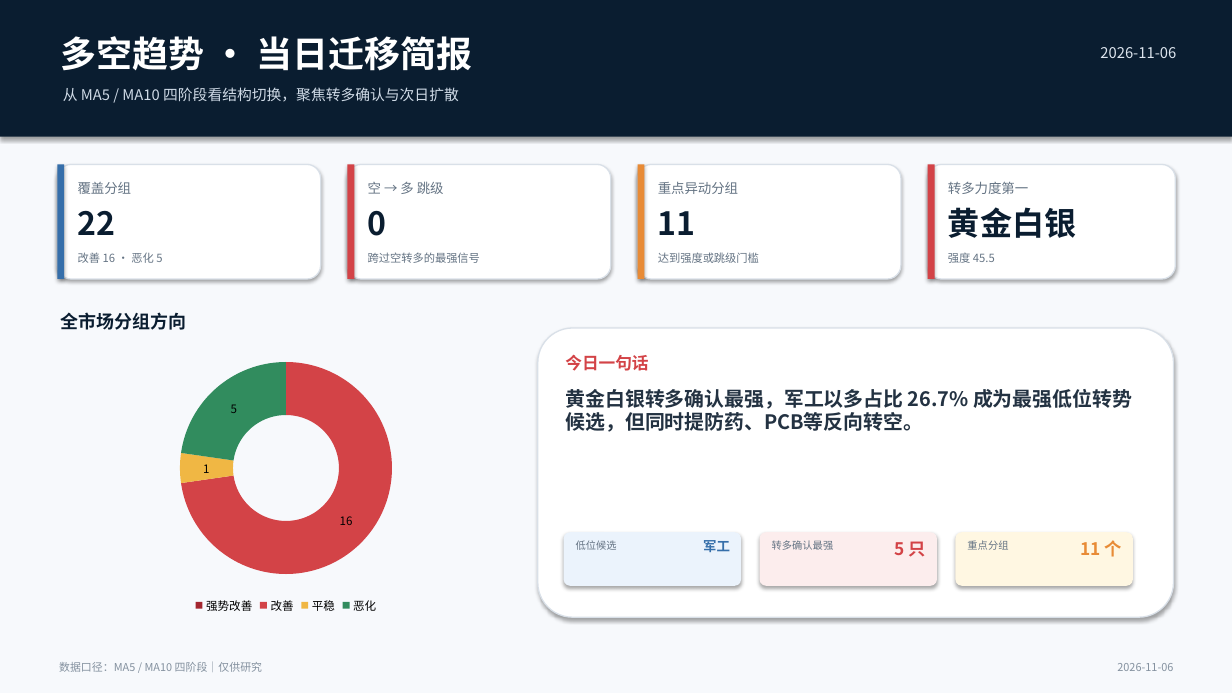
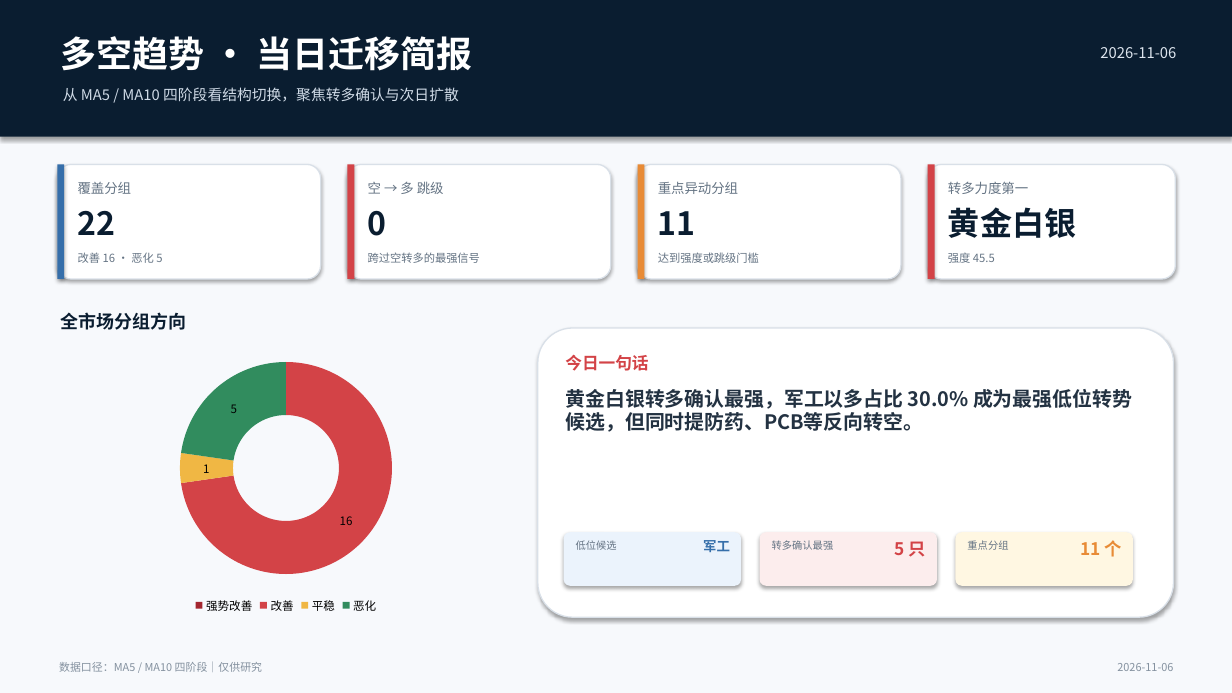
Before and after one commit to nancybhc/a-share-blast-lab, a slide deck: slide 1 of assets/多空阶段简报_2026-11-06.pptx. Drawn at 1232x693 pixels with LibreOffice and Linux fonts; fonts in the diff are those of the drawing. Boxes give left, top, right and bottom in pixels: in the first picture for what was removed or moved away, otherwise in the second. Text is boxed around its words. In the diff, an @@ line names an element or a change of style, - is before the commit and + after.

```diff
--- a/assets/多空阶段简报_2026-11-06.pptx
+++ b/assets/多空阶段简报_2026-11-06.pptx
@@ text at [566,389,1132,432]: text changed @@
-黄金白银转多确认最强，军工以多占比 26.7% 成为最强低位转势候选，但同时提防药、PCB等反向转空。
+黄金白银转多确认最强，军工以多占比 30.0% 成为最强低位转势候选，但同时提防药、PCB等反向转空。
```
Also in this commit, not shown: 3 other slides changed, 8 other files.
